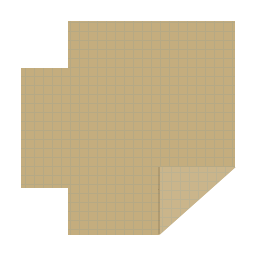
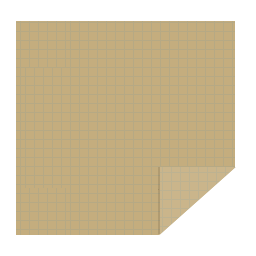
Comparing the layer stacks of the two w=256, h=256 images. Changes:
added layer "Layer 9" above "Background" over [16, 21, 68, 235]
